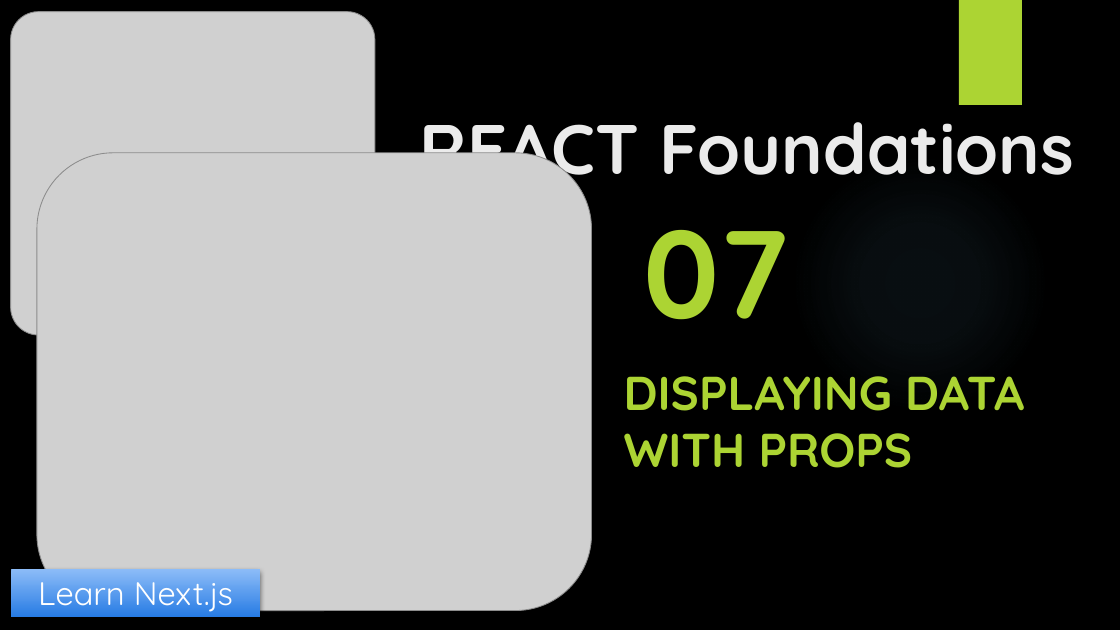
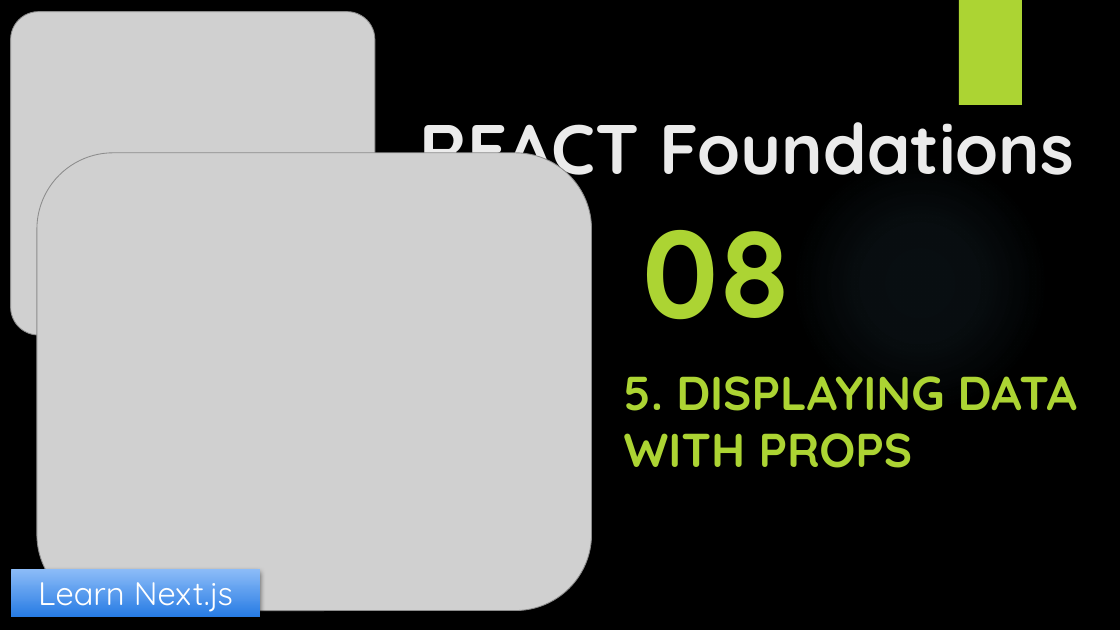
Before and after one commit to yasenstar/learn_javascript, a slide deck: slide 9 of learn_nextjs/1_React-Foundation/React_Foundations.pptx (slide 8 before the commit). Drawn at 1120x630 pixels with LibreOffice and Linux fonts; fonts in the diff are those of the drawing; grey boxes stand for pictures; background and template pictures are left out. Boxes give left, top, right and bottom in pixels: in the first picture for what was removed or moved away, otherwise in the second. Text is boxed around its words. In the diff, an @@ line names an element or a change of style, - is before the commit and + after.

```diff
--- a/learn_nextjs/1_React-Foundation/React_Foundations.pptx
+++ b/learn_nextjs/1_React-Foundation/React_Foundations.pptx
@@ text at (642, 230, 791, 320): text changed @@
-07
+08
@@ subtitle at (624, 376, 1077, 468): text changed @@
-DISPLAYING DATA WITH PROPS
+5. DISPLAYING DATA WITH PROPS
```
Also in this commit, not shown: 6 other slides changed, 1 slide added, 2 other files.
